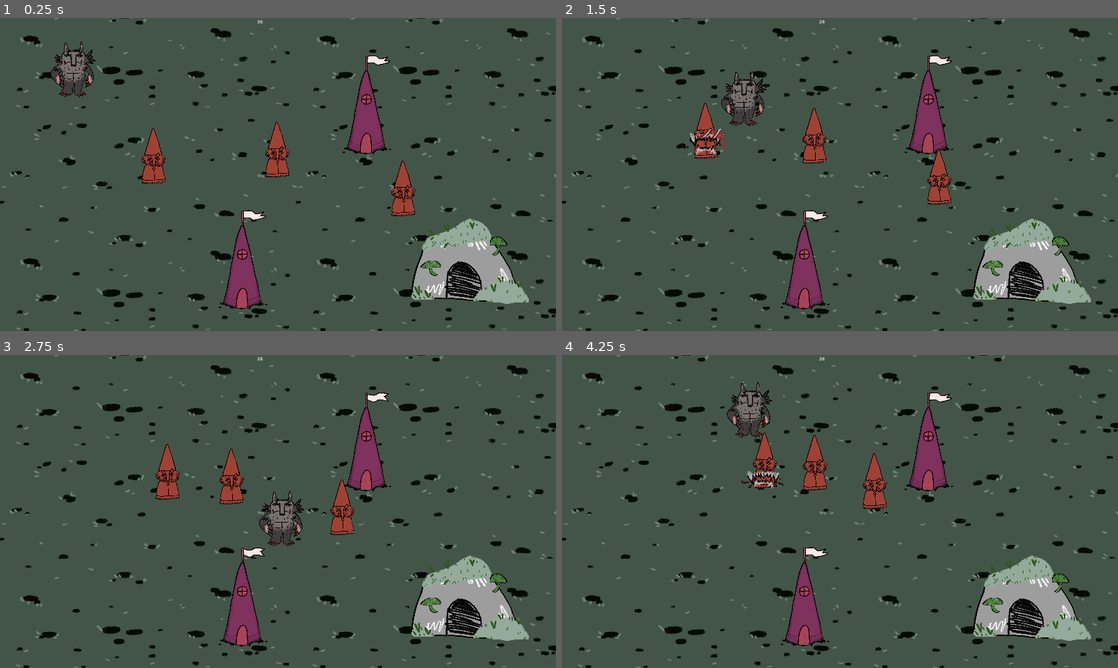
Above: before the commit, frames 1-4 (two rows, left to right).
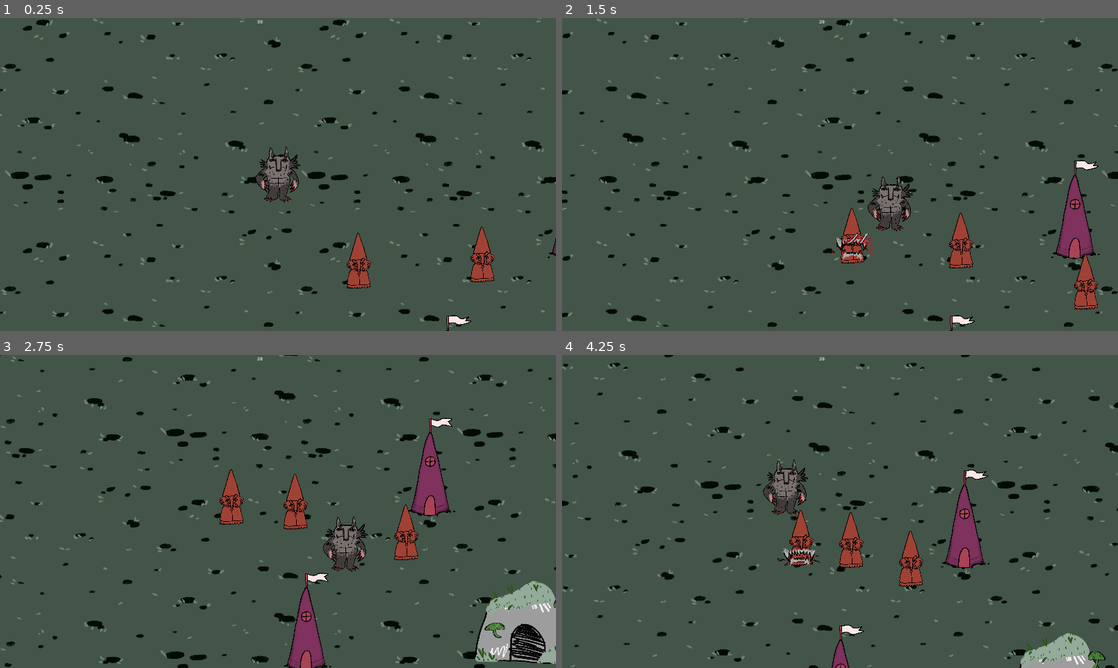
Above: after the commit, the same moments.

Repository: TheJP/GMTKGameJam2023
Game: Godot game, scene res://main.tscn
Same seed, same stepped clock (60 frames per second), same inputs: the game is played once before the commit and once after it.
Inputs (mouse positions are in pixels of both pictures, inside the frame that each line leads up to):
- Up to frame 1 (0.25 s): no input
- Up to frame 2 (1.5 s): move the mouse to (823, 24) at 0.52 s; press the mouse at (823, 24) at 0.53 s; hold D (move_right) 0.53-1.28 s; move the mouse to (728, 190) at 1.27 s; release the mouse at (728, 190) at 1.28 s; hold S (move_down) from 1.28 s (still down); click (728, 190) at 1.35 s
- Up to frame 3 (2.75 s): move the mouse to (333, 442) at 2.02 s; release S (move_down) at 2.03 s; press the mouse at (333, 442) at 2.03 s; hold D (move_right) from 2.03 s (still down)
- Up to frame 4 (4.25 s): move the mouse to (812, 574) at 2.77 s; release D (move_right) at 2.78 s; release the mouse at (812, 574) at 2.78 s; hold W (move_up) 2.78-3.53 s; click (812, 574) at 2.85 s; move the mouse to (1006, 558) at 3.52 s; press the mouse at (1006, 558) at 3.53 s; hold A (move_left) from 3.53 s (still down)

The runs differ from the first frame. In frame 1, 16% of the frame differs, in the area x 0-100%, y 0-100%; in frame 2, 19%; in frame 3, 21%; in frame 4, 20%.

Commit message:
Add player camera

Diff:
--- a/GMTKGameJam2023/Player/player.tscn
+++ b/GMTKGameJam2023/Player/player.tscn
@@ -29,4 +29,13 @@
 
 [node name="AttackBite" parent="." instance=ExtResource("5_s2j8r")]
 
+[node name="Camera2D" type="Camera2D" parent="."]
+position_smoothing_enabled = true
+drag_horizontal_enabled = true
+drag_vertical_enabled = true
+drag_left_margin = 0.15
+drag_top_margin = 0.15
+drag_right_margin = 0.15
+editor_draw_drag_margin = true
+
 [connection signal="health_changed" from="Entity" to="." method="_on_entity_health_changed"]
--- a/GMTKGameJam2023/main.tscn
+++ b/GMTKGameJam2023/main.tscn
@@ -11,6 +11,7 @@
 [node name="Game" type="Node"]
 
 [node name="BackgroundCanvasLayer" type="CanvasLayer" parent="."]
+follow_viewport_enabled = true
 
 [node name="Background" type="Sprite2D" parent="BackgroundCanvasLayer"]
 texture_repeat = 2
@@ -21,6 +22,7 @@
 
 [node name="GameCanvasLayer" type="CanvasLayer" parent="."]
 layer = 2
+follow_viewport_enabled = true
 
 [node name="Player" parent="GameCanvasLayer" instance=ExtResource("1_yi55a")]
 position = Vector2(252, 178)
--- a/GMTKGameJam2023/titleScreen.tscn
+++ b/GMTKGameJam2023/titleScreen.tscn
@@ -10,6 +10,93 @@
 [ext_resource type="Texture2D" uid="uid://8pixapcbc44" path="res://Assets/Particles/particle_1.png" id="8_uwnok"]
 [ext_resource type="Texture2D" uid="uid://70c8a4g153f0" path="res://Assets/Particles/particle_2.png" id="9_jy6v6"]
 [ext_resource type="Texture2D" uid="uid://cjc653ohvqmj2" path="res://Assets/Particles/particle_5.png" id="10_xctby"]
+
+[sub_resource type="Animation" id="Animation_mggqa"]
+length = 0.001
+tracks/0/type = "value"
+tracks/0/imported = false
+tracks/0/enabled = true
+tracks/0/path = NodePath("UI Box/BG:modulate")
+tracks/0/interp = 1
+tracks/0/loop_wrap = true
+tracks/0/keys = {
+"times": PackedFloat32Array(0),
+"transitions": PackedFloat32Array(1),
+"update": 0,
+"values": [Color(1, 1, 1, 1)]
+}
+tracks/1/type = "value"
+tracks/1/imported = false
+tracks/1/enabled = true
+tracks/1/path = NodePath("UI Box/CenterContainer/MarginContainer2/Label:theme_override_colors/font_color")
+tracks/1/interp = 1
+tracks/1/loop_wrap = true
+tracks/1/keys = {
+"times": PackedFloat32Array(0),
+"transitions": PackedFloat32Array(1),
+"update": 0,
+"values": [Color(0.683594, 0.144531, 0.144531, 1)]
+}
+tracks/2/type = "value"
+tracks/2/imported = false
+tracks/2/enabled = true
+tracks/2/path = NodePath("UI Box/CenterContainer/MarginContainer2/Label:theme_override_colors/font_shadow_color")
+tracks/2/interp = 1
+tracks/2/loop_wrap = true
+tracks/2/keys = {
+"times": PackedFloat32Array(0),
+"transitions": PackedFloat32Array(1),
+"update": 0,
+"values": [Color(0, 0, 0, 1)]
+}
+tracks/3/type = "value"
+tracks/3/imported = false
+tracks/3/enabled = true
+tracks/3/path = NodePath("UI Box/Wolfie:modulate")
+tracks/3/interp = 1
+tracks/3/loop_wrap = true
+tracks/3/keys = {
+"times": PackedFloat32Array(0),
+"transitions": PackedFloat32Array(1),
+"update": 0,
+"values": [Color(1, 1, 1, 1)]
+}
+tracks/4/type = "value"
+tracks/4/imported = false
+tracks/4/enabled = true
+tracks/4/path = NodePath("UI Box/Wolfie:position")
+tracks/4/interp = 1
+tracks/4/loop_wrap = true
+tracks/4/keys = {
+"times": PackedFloat32Array(0),
+"transitions": PackedFloat32Array(1),
+"update": 0,
+"values": [Vector2(180, 1013)]
+}
+tracks/5/type = "value"
+tracks/5/imported = false
+tracks/5/enabled = true
+tracks/5/path = NodePath("UI Box/Baby:modulate")
+tracks/5/interp = 1
+tracks/5/loop_wrap = true
+tracks/5/keys = {
+"times": PackedFloat32Array(0),
+"transitions": PackedFloat32Array(1),
+"update": 0,
+"values": [Color(1, 1, 1, 1)]
+}
+tracks/6/type = "value"
+tracks/6/imported = false
+tracks/6/enabled = true
+tracks/6/path = NodePath("UI Box/Baby:position")
+tracks/6/interp = 1
+tracks/6/loop_wrap = true
+tracks/6/keys = {
+"times": PackedFloat32Array(0),
+"transitions": PackedFloat32Array(1),
+"update": 0,
+"values": [Vector2(1801, 1120)]
+}
 
 [sub_resource type="Animation" id="Animation_vyoe8"]
 resource_name = "background_changing"
@@ -100,93 +187,6 @@
 "values": [Vector2(1500, 1120), Vector2(1900, 1120)]
 }
 
-[sub_resource type="Animation" id="Animation_mggqa"]
-length = 0.001
-tracks/0/type = "value"
-tracks/0/imported = false
-tracks/0/enabled = true
-tracks/0/path = NodePath("UI Box/BG:modulate")
-tracks/0/interp = 1
-tracks/0/loop_wrap = true
-tracks/0/keys = {
-"times": PackedFloat32Array(0),
-"transitions": PackedFloat32Array(1),
-"update": 0,
-"values": [Color(1, 1, 1, 1)]
-}
-tracks/1/type = "value"
-tracks/1/imported = false
-tracks/1/enabled = true
-tracks/1/path = NodePath("UI Box/CenterContainer/MarginContainer2/Label:theme_override_colors/font_color")
-tracks/1/interp = 1
-tracks/1/loop_wrap = true
-tracks/1/keys = {
-"times": PackedFloat32Array(0),
-"transitions": PackedFloat32Array(1),
-"update": 0,
-"values": [Color(0.683594, 0.144531, 0.144531, 1)]
-}
-tracks/2/type = "value"
-tracks/2/imported = false
-tracks/2/enabled = true
-tracks/2/path = NodePath("UI Box/CenterContainer/MarginContainer2/Label:theme_override_colors/font_shadow_color")
-tracks/2/interp = 1
-tracks/2/loop_wrap = true
-tracks/2/keys = {
-"times": PackedFloat32Array(0),
-"transitions": PackedFloat32Array(1),
-"update": 0,
-"values": [Color(0, 0, 0, 1)]
-}
-tracks/3/type = "value"
-tracks/3/imported = false
-tracks/3/enabled = true
-tracks/3/path = NodePath("UI Box/Wolfie:modulate")
-tracks/3/interp = 1
-tracks/3/loop_wrap = true
-tracks/3/keys = {
-"times": PackedFloat32Array(0),
-"transitions": PackedFloat32Array(1),
-"update": 0,
-"values": [Color(1, 1, 1, 1)]
-}
-tracks/4/type = "value"
-tracks/4/imported = false
-tracks/4/enabled = true
-tracks/4/path = NodePath("UI Box/Wolfie:position")
-tracks/4/interp = 1
-tracks/4/loop_wrap = true
-tracks/4/keys = {
-"times": PackedFloat32Array(0),
-"transitions": PackedFloat32Array(1),
-"update": 0,
-"values": [Vector2(180, 1013)]
-}
-tracks/5/type = "value"
-tracks/5/imported = false
-tracks/5/enabled = true
-tracks/5/path = NodePath("UI Box/Baby:modulate")
-tracks/5/interp = 1
-tracks/5/loop_wrap = true
-tracks/5/keys = {
-"times": PackedFloat32Array(0),
-"transitions": PackedFloat32Array(1),
-"update": 0,
-"values": [Color(1, 1, 1, 1)]
-}
-tracks/6/type = "value"
-tracks/6/imported = false
-tracks/6/enabled = true
-tracks/6/path = NodePath("UI Box/Baby:position")
-tracks/6/interp = 1
-tracks/6/loop_wrap = true
-tracks/6/keys = {
-"times": PackedFloat32Array(0),
-"transitions": PackedFloat32Array(1),
-"update": 0,
-"values": [Vector2(1801, 1120)]
-}
-
 [sub_resource type="AnimationLibrary" id="AnimationLibrary_it72x"]
 _data = {
 "RESET": SubResource("Animation_mggqa"),
